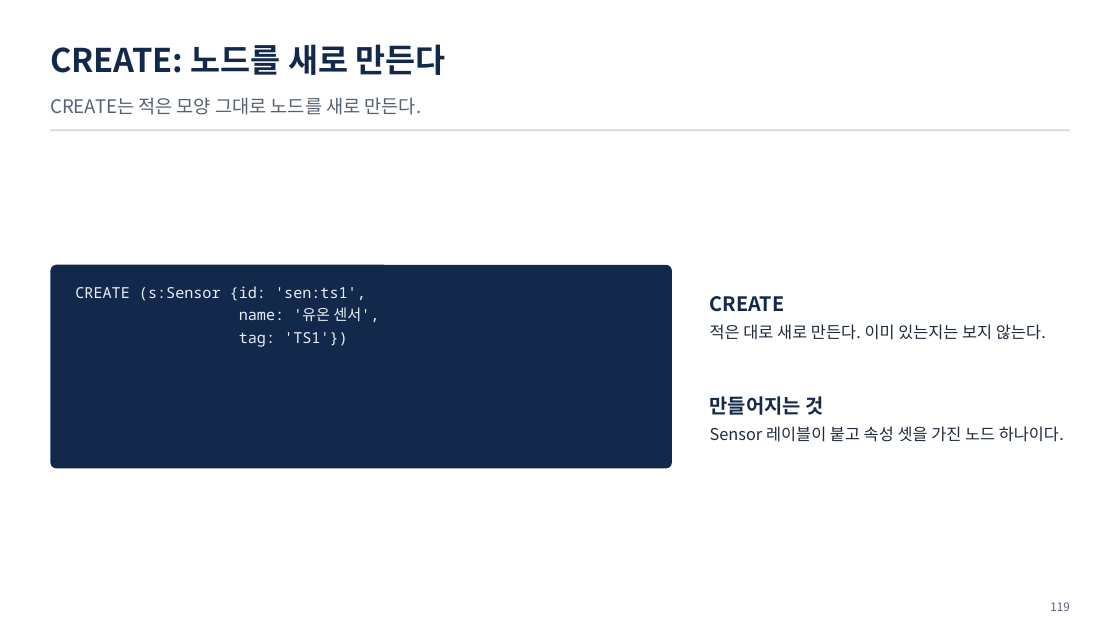
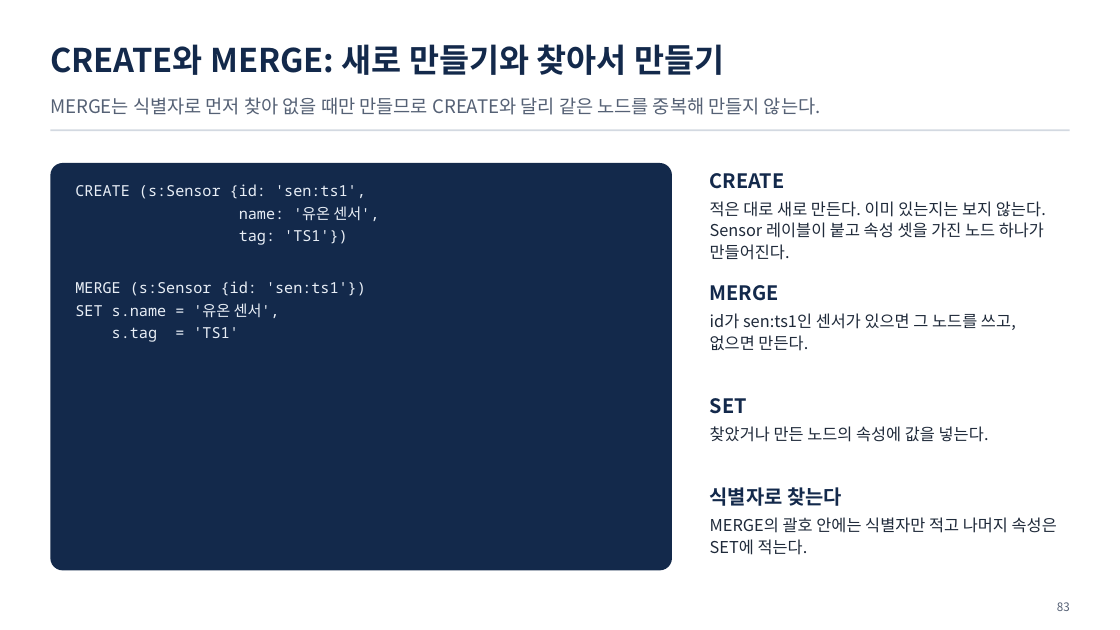
Before and after one commit to uengine-oss/hyd-iot-edu, a slide deck: slide 83 of docs/교재/통합반/02일차/통합반_02일차.pptx (slide 119 before the commit). Drawn at 1120x630 pixels with LibreOffice and Linux fonts; fonts in the diff are those of the drawing. Boxes give left, top, right and bottom in pixels: in the first picture for what was removed or moved away, otherwise in the second. Text is boxed around its words. In the diff, an @@ line names an element or a change of style, - is before the commit and + after.

```diff
--- a/docs/교재/통합반/02일차/통합반_02일차.pptx
+++ b/docs/교재/통합반/02일차/통합반_02일차.pptx
@@ text at box(50, 44, 724, 75): text changed @@
-CREATE: 노드를 새로 만든다
+CREATE와 MERGE: 새로 만들기와 찾아서 만들기
@@ text at box(50, 97, 821, 115): text changed @@
-CREATE는 적은 모양 그대로 노드를 새로 만든다.
+MERGE는 식별자로 먼저 찾아 없을 때만 만들므로 CREATE와 달리 같은 노드를 중복해 만들지 않는다.
@@ rounded rectangle: place and size @@
-rounded rectangle at box(50, 265, 672, 468)
+rounded rectangle at box(50, 163, 672, 571)
@@ text "CREATE (s:Sensor {id: 'sen:ts1',": place and size @@
-text "CREATE (s:Sensor {id: 'sen:ts1'," at box(75, 286, 379, 347)
+text "CREATE (s:Sensor {id: 'sen:ts1'," at box(75, 184, 379, 342)
@@ text "CREATE": place and size @@
-text "CREATE" at box(710, 296, 1046, 340)
+text "CREATE" at box(710, 173, 1046, 260)
@@ text at box(710, 201, 1046, 260): text changed @@
-적은 대로 새로 만든다. 이미 있는지는 보지 않는다.
+적은 대로 새로 만든다. 이미 있는지는 보지 않는다. Sensor 레이블이 붙고 속성 셋을 가진 노드 하나가 만들어진다.
@@ text at box(75, 281, 366, 342): paragraphs added @@
+MERGE (s:Sensor {id: 'sen:ts1'})
+SET s.name = '유온 센서',
+s.tag = 'TS1'
@@ text at box(710, 285, 1016, 351): text changed @@
-만들어지는 것
-Sensor 레이블이 붙고 속성 셋을 가진 노드 하나이다.
+MERGE
+id가 sen:ts1인 센서가 있으면 그 노드를 쓰고, 없으면 만든다.
@@ text added at box(710, 398, 989, 442), 14 pt, text #1F2A3A @@
+SET
+찾았거나 만든 노드의 속성에 값을 넣는다.
@@ text added at box(710, 487, 1057, 555), 14 pt, text #1F2A3A @@
+식별자로 찾는다
+MERGE의 괄호 안에는 식별자만 적고 나머지 속성은 SET에 적는다.
@@ text at box(1057, 602, 1070, 611): text changed @@
-119
+83
```
Also in this commit, not shown: 89 other slides changed, 1 slide added, 38 slides removed, 12 other files.
